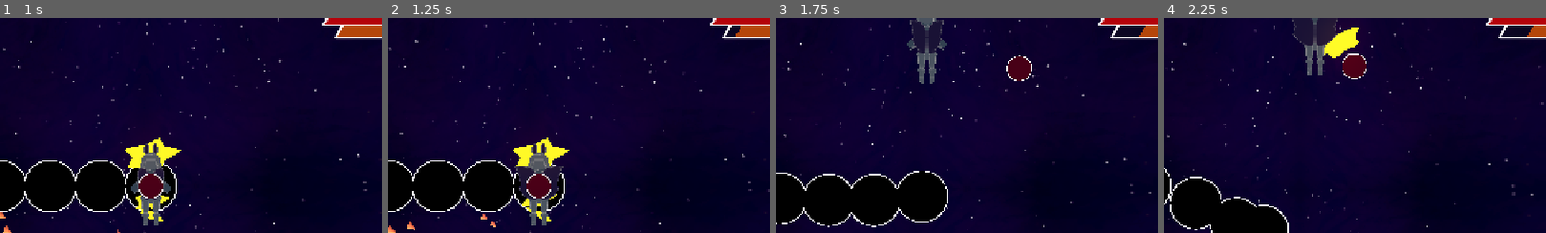
Above: before the commit, frames 1-4 (left to right).
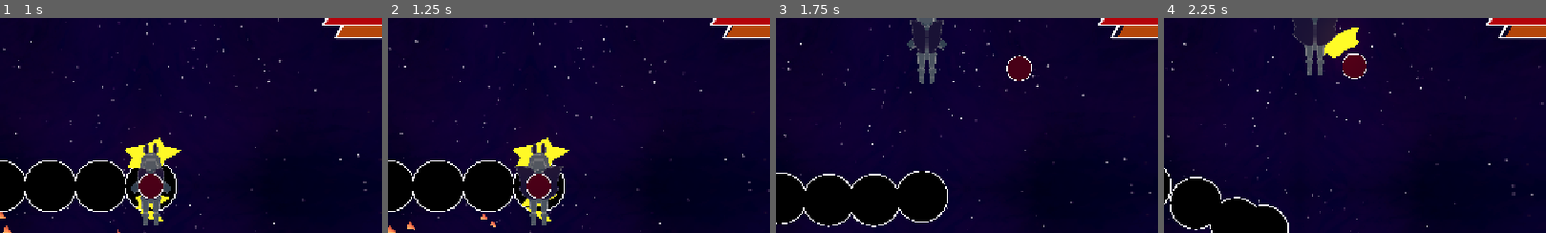
Above: after the commit, the same moments.

Repository: thomaskareka/csce552-3d
Game: Godot game, scene res://scenes/MainMenu.tscn
Same seed, same stepped clock (60 frames per second), same inputs: the game is played once before the commit and once after it.
Inputs (mouse positions are % of the whole screen's width and height, from its top left):
- Up to frame 1 (1 s): click "PLAY" at 0.5 s
- Up to frame 2 (1.25 s): no input
- Up to frame 3 (1.75 s): move the mouse to (55, 50) at 1.27 s; press the mouse at (55, 50) at 1.28 s; hold W (move_up) from 1.28 s (still down); right-click (55, 50) at 1.55 s
- Up to frame 4 (2.25 s): keep holding W (move_up); move the mouse to (45, 50) at 2.02 s; release the mouse at (45, 50) at 2.03 s; right-click (45, 50) at 2.1 s
The pictures show only the part of the screen within x 30-80%, y 11-61%; the shares and areas given below are measured in that part.

Frame 1 is identical in both runs. In frame 2, 0.1% of the frame differs, in the area x 88-93%, y 3-9%; in frame 3, 0.3%, in the area x 89-97%, y 3-9%; in frame 4, 0.3%.

Commit message:
music and sfx

Diff:
--- /dev/null
+++ b/autoload/AudioInfo.gd
@@ -0,0 +1,13 @@
+extends Node
+
+class_name AudioInfo
+
+const MENU_SONG = "uid://bnbu7g571g3fe"
+const GAMEPLAY_SONG = "uid://b3lgwi12n5tih"
+
+const S_DASH = "uid://biyjehgr5ttlb"
+const S_LASER_S = "uid://c7oflxrqaft3i"
+const S_BOSS_TRANSITION = "uid://cfhqkcf2iud0f"
+const S_PLAYER_SHOOT_N = "uid://kkjxuu78nnex"
+const S_PLAYER_SHOOT_S = "uid://dn7ebnob4jpcs"
+const S_PLAYER_HURT = "uid://tth1unkg4kh7"
--- a/components/gameplay/health_system.gd
+++ b/components/gameplay/health_system.gd
@@ -21,3 +21,5 @@
 	health_changed.emit(current_health, max_health, entity_type)
 	if current_health == 0:
 		died.emit(entity_type)
+	if entity_type == EntityType.PLAYER:
+		AudioManager.play_sfx(AudioInfo.S_PLAYER_HURT)
--- a/components/gameplay/phased_health_system.gd
+++ b/components/gameplay/phased_health_system.gd
@@ -18,4 +18,6 @@
 		var boss: EnemyAI = get_parent()
 		boss.phase = current_phase
 
+		AudioManager.play_sfx(AudioInfo.S_BOSS_TRANSITION)
+
 	health_changed.emit(current_health, max_health, entity_type, current_phase)
--- a/components/gameplay/user_input.gd
+++ b/components/gameplay/user_input.gd
@@ -82,6 +82,7 @@
 		dash_time = DASH_LENGTH
 		dash_cooldown_time = DASH_COOLDOWN
 		dash_dir = move_dir
+		AudioManager.play_sfx(AudioInfo.S_DASH)
 
 	if is_dashing:
 		current_velocity = lerp(dash_dir * max_velocity * DASH_SPEED_CAP, dash_dir * max_velocity, (1.0  - (dash_time / DASH_LENGTH)))
@@ -125,6 +126,7 @@
 			var direction = (aim_indicator.global_position - basic_projectile_manager.global_position).normalized()
 			var params = {"direction": direction}
 			strong_projectile_manager.spawn_projectile(params)
+			AudioManager.play_sfx(AudioInfo.S_PLAYER_SHOOT_S)
 		charge_held_time = CHARGE_TIME
 	elif not Input.is_action_pressed("charge_input"):
 		charge_held_time = CHARGE_TIME
@@ -138,6 +140,7 @@
 			var direction = (aim_indicator.global_position - basic_projectile_manager.global_position).normalized()
 			var params = {"direction": direction}
 			basic_projectile_manager.spawn_projectile(params)
+			AudioManager.play_sfx(AudioInfo.S_PLAYER_SHOOT_N, false, 0.0, -12.0)
 	else:
 		small_projectile_cooldown_time = SMALL_PROJECTILE_COOLDOWN
 		if charge_projectile_cooldown_time <= 0:
--- a/components/scene_managers/gameplay_manager.gd
+++ b/components/scene_managers/gameplay_manager.gd
@@ -67,6 +67,8 @@
 	boss.set_self_bounds(boss_bounds)
 	boss.camera = camera
 
+	AudioManager.play_song(AudioInfo.GAMEPLAY_SONG)
+
 func _on_entity_hp_changed(current: int, max: int, type: HealthSystem.EntityType, phase: int = 0):
 	if not (type == HealthSystem.EntityType.ENEMY):
 		gameplay_gui.change_hp_bar(current, max, type, phase)
@@ -84,6 +86,7 @@
 	_change_to_game_over("Try again?")
 
 func _change_to_game_over(status: String) -> void:
+	AudioManager.fade_song()
 	Input.set_mouse_mode(Input.MOUSE_MODE_VISIBLE)
 	var scene: GameOverManager = load(MenuManager.GAME_OVER_SCENE).instantiate()
 	scene.result_text = status
--- a/components/scene_managers/main_menu_manager.gd
+++ b/components/scene_managers/main_menu_manager.gd
@@ -7,7 +7,7 @@
 const GAME_OVER_SCENE = "uid://cq37vofnjpmyu"
 
 func _ready() -> void:
-	pass
+	AudioManager.play_song(AudioInfo.MENU_SONG)
 
 func _on_play_button_pressed() -> void:
 	get_tree().change_scene_to_file(GAMEPLAY_SCENE)
--- a/objects/boss01/Boss01.tscn
+++ b/objects/boss01/Boss01.tscn
@@ -9,17 +9,10 @@
 [ext_resource type="PackedScene" uid="uid://dip0a27ya01pq" path="res://components/ai/states/attacks/fly_to_player/FlyToPlayerFast.tscn" id="7_0dtui"]
 [ext_resource type="PackedScene" uid="uid://cr3qxywvhtkj2" path="res://components/ai/states/blobs/CircleIdleFast.tscn" id="8_ntavk"]
 [ext_resource type="PackedScene" uid="uid://b43bdcvv7esv2" path="res://components/ai/states/attacks/fly_to_player/FlyToPlayerProjectile.tscn" id="9_6onux"]
-[ext_resource type="PackedScene" uid="uid://w35owgb7ivem" path="res://components/ai/states/attacks/DualLazer.tscn" id="9_xo1di"]
 [ext_resource type="PackedScene" uid="uid://dfdetqwvenpal" path="res://components/ai/states/attacks/dvd/DVDBounce.tscn" id="10_tv0l8"]
 [ext_resource type="PackedScene" uid="uid://15meo2v66wk2" path="res://components/ai/states/attacks/dvd/DVDBounceHard.tscn" id="11_tv0l8"]
 [ext_resource type="PackedScene" uid="uid://wngbkq4cc163" path="res://components/ai/states/attacks/snake_path/SnakePath.tscn" id="12_457ov"]
 [ext_resource type="PackedScene" uid="uid://dwu0p0p7l2dcy" path="res://components/gameplay/PhasedHealthSystem.tscn" id="13_457ov"]
-
-[sub_resource type="Resource" id="Resource_457ov"]
-script = ExtResource("2_ntavk")
-scene = ExtResource("9_xo1di")
-max_phase = 3
-metadata/_custom_type_script = "uid://be4t8sbipsmoi"
 
 [sub_resource type="Resource" id="Resource_kj51s"]
 script = ExtResource("2_ntavk")
@@ -84,7 +77,6 @@
 script = ExtResource("1_hgrkj")
 TARGET_Z = 0
 states = Dictionary[String, ExtResource("2_ntavk")]({
-"a_dual_laser": SubResource("Resource_457ov"),
 "a_dvd_bounce": SubResource("Resource_kj51s"),
 "a_dvd_bounce_hard": SubResource("Resource_socd8"),
 "a_fly_to_player": SubResource("Resource_ay7u0"),
@@ -98,6 +90,7 @@
 start_state = "i_circle"
 
 [node name="HealthSystem" parent="." instance=ExtResource("13_457ov")]
+max_health = 500
 entity_type = 1
 
 [node name="StateMachine" parent="." instance=ExtResource("2_nnc8w")]
Not shown, added: assets/mus/beatroot_gameplay.mp3.import
Not shown, added: assets/mus/beatroot_menu.mp3.import
Not shown, added: assets/sfx/dash.wav.import
Not shown, added: assets/sfx/laser_strong.wav.import
Not shown, added: assets/sfx/phase_transition.wav.import
Not shown, added: assets/sfx/player_hurt.wav.import
Not shown, added: assets/sfx/shoot_normal.wav.import
Not shown, added: assets/sfx/shoot_strong.wav.import
Not shown, added: autoload/AudioInfo.gd.uid
Not shown: 1 places in objects/boss01/Boss01.tscn that only renumber resources
Not shown, added: assets/mus/beatroot_gameplay.mp3
Not shown, added: assets/mus/beatroot_menu.mp3
(and 6 more such lines)
